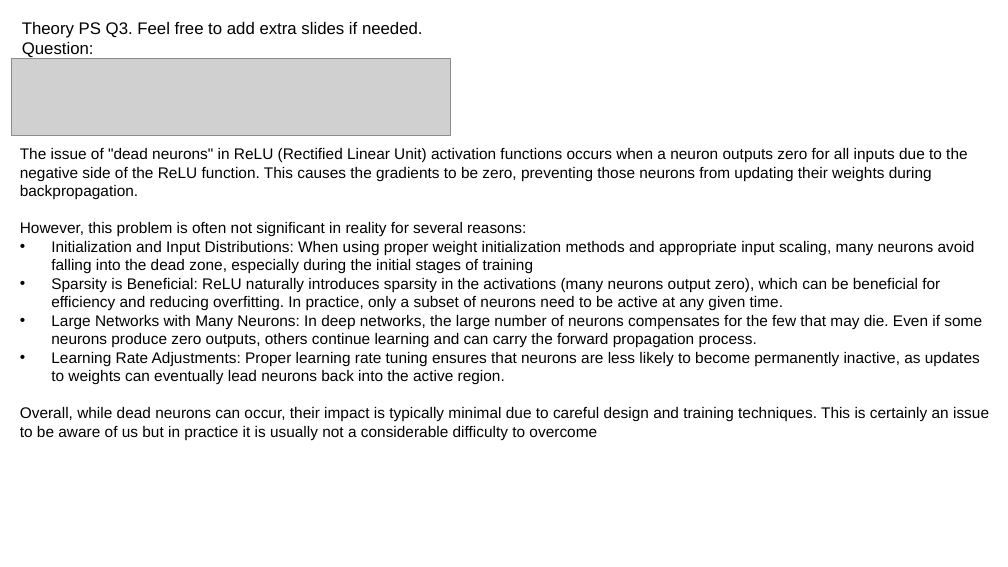
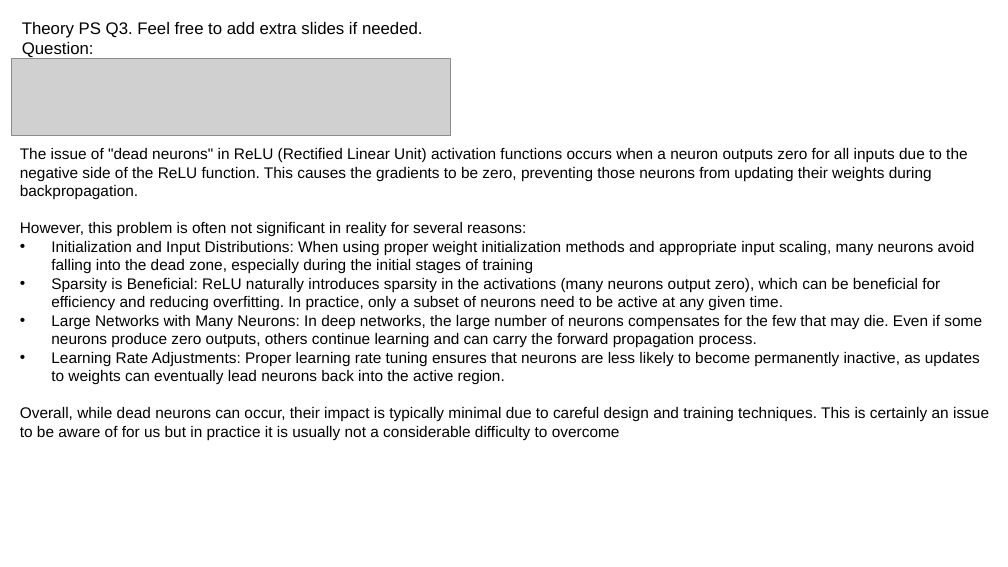
Before and after one commit to mccarvik/georgia_tech, a slide deck: slide 9 of deep_learning/2_assign/assignment2/report-template-a2 - McCarville.pptx. Drawn at 1008x567 pixels with LibreOffice and Linux fonts; fonts in the diff are those of the drawing; grey boxes stand for pictures. Boxes give left, top, right and bottom in pixels: in the first picture for what was removed or moved away, otherwise in the second. Text is boxed around its words. In the diff, an @@ line names an element or a change of style, - is before the commit and + after.

```diff
--- a/deep_learning/2_assign/assignment2/report-template-a2 - McCarville.pptx
+++ b/deep_learning/2_assign/assignment2/report-template-a2 - McCarville.pptx
@@ text at (20,407,989,440): text changed @@
-Overall, while dead neurons can occur, their impact is typically minimal due to careful design and training techniques. This is certainly an issue to be aware of us but in practice it is usually not a considerable difficulty to overcome
+Overall, while dead neurons can occur, their impact is typically minimal due to careful design and training techniques. This is certainly an issue to be aware of for us but in practice it is usually not a considerable difficulty to overcome
```
Also in this commit, not shown: 6 other slides changed, 2 other files.
